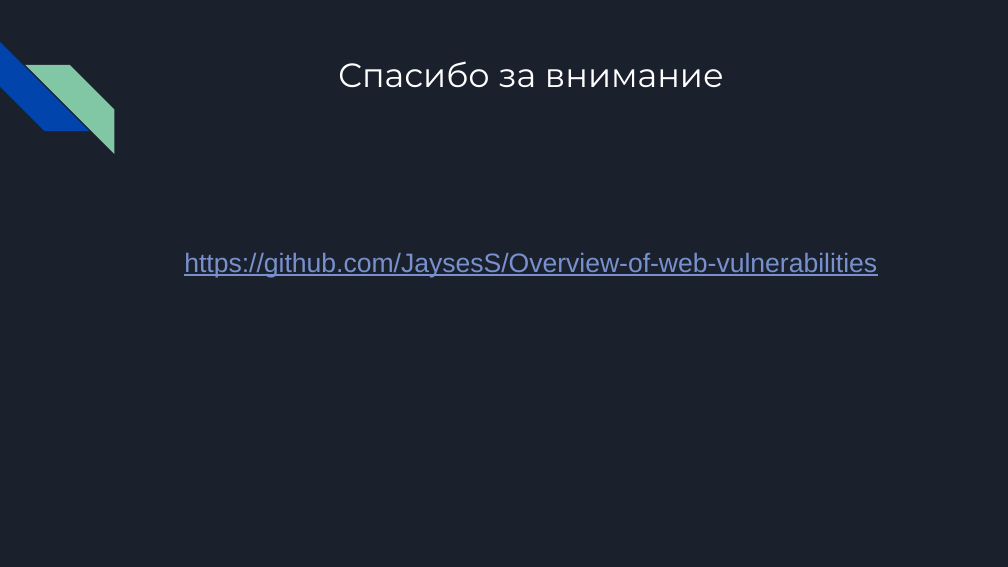
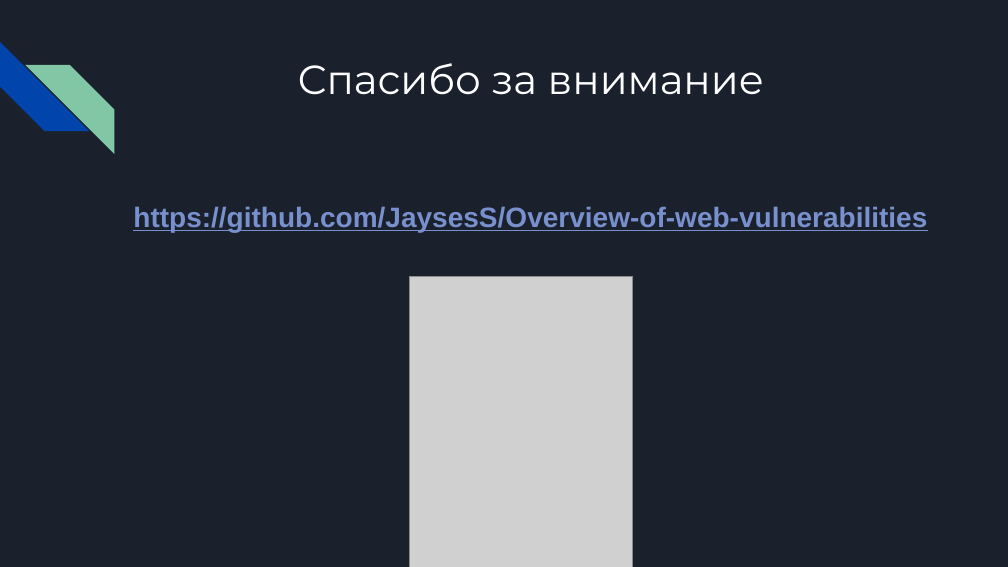
Before and after one commit to JaysesS/Overview-of-web-vulnerabilities, a slide deck: slide 29 of Overview-of-web-vulnerabilities.pptx. Drawn at 1008x567 pixels with LibreOffice and Linux fonts; fonts in the diff are those of the drawing; grey boxes stand for pictures. Boxes give left, top, right and bottom in pixels: in the first picture for what was removed or moved away, otherwise in the second. Text is boxed around its words. In the diff, an @@ line names an element or a change of style, - is before the commit and + after.

Commit message:
Add present

```diff
--- a/Overview-of-web-vulnerabilities.pptx
+++ b/Overview-of-web-vulnerabilities.pptx
@@ title "Спасибо за внимание" at (x1=298, y1=63, x2=764, y2=95): size 24 to 29 pt @@
@@ text "https://github.com/JaysesS/Overview-of-web-vulnerabilities" moved from (x1=184, y1=252, x2=877, y2=277) to (x1=133, y1=206, x2=927, y2=232) @@
@@ text "https://github.com/JaysesS/Overview-of-web-vulnerabilities" at (x1=133, y1=206, x2=927, y2=232): size 19 to 20 pt, bold on @@
@@ picture added at (x1=410, y1=276, x2=633, y2=567) @@
```
